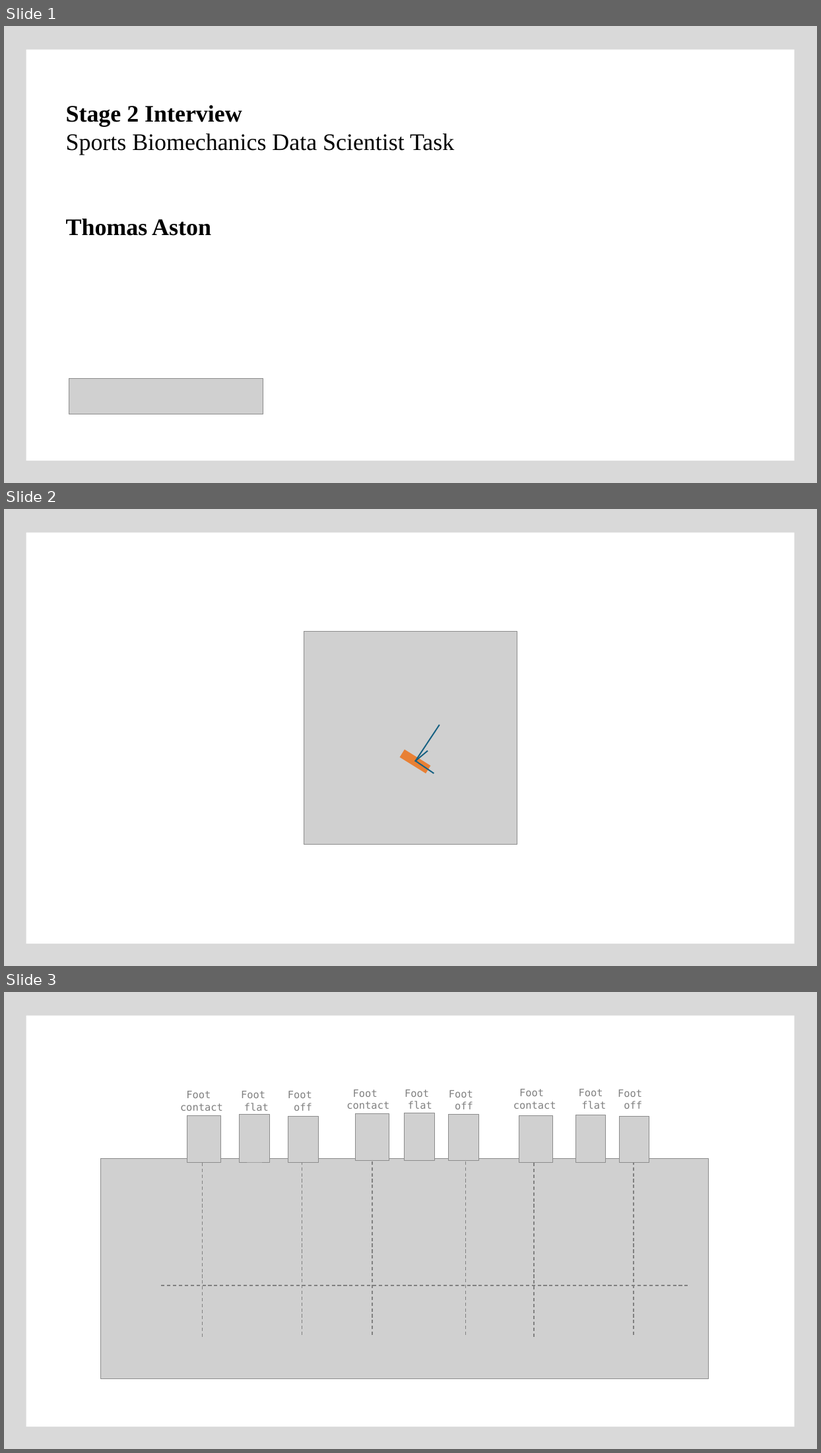
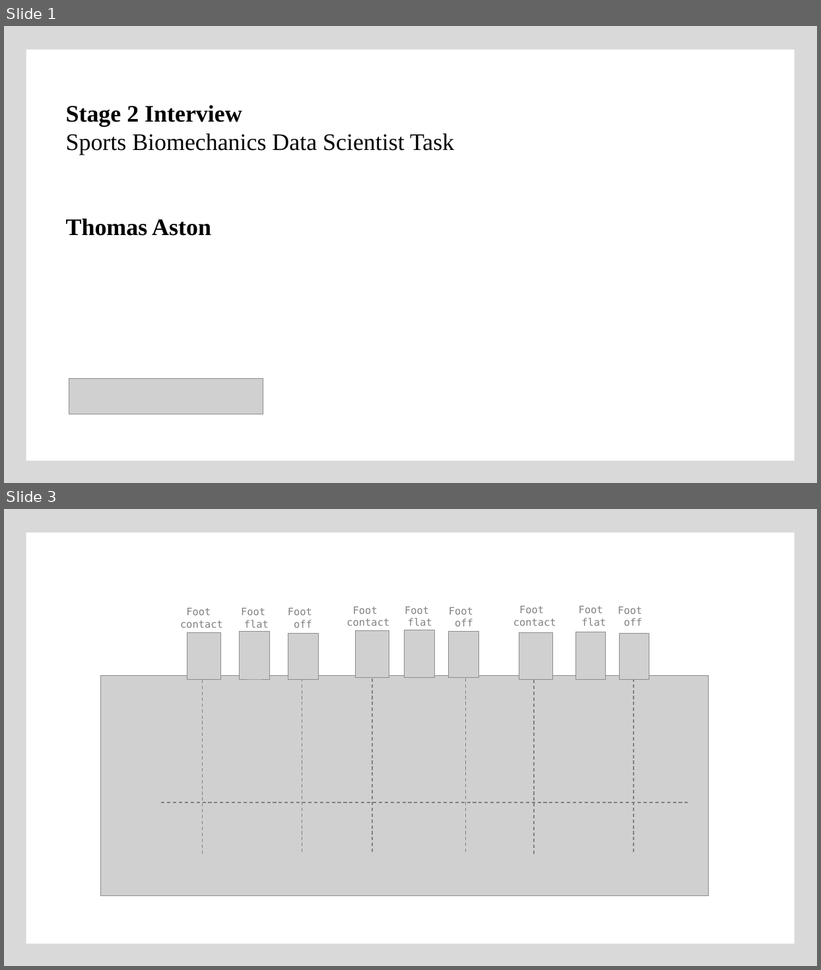
Before and after one commit to ThomasAston/movetru, a slide deck: presentation/slides.pptx. Shown one above the other, each under a label of ours: slides 1, 2 and 3 before the commit, slides 1 and 3 after it; the slides between them are not shown. The pictures are 821x1453 and 821x970 pixels, drawn with LibreOffice and Linux fonts; fonts in the diff are those of the drawing; grey boxes stand for pictures. Boxes give left, top, right and bottom in pixels: in the first picture for what was removed or moved away, otherwise in the second. Text is boxed around its words. In the diff, an @@ line names an element or a change of style, - is before the commit and + after.

```diff
--- a/presentation/slides.pptx
+++ b/presentation/slides.pptx
@@ slide 2 removed at [4,509,817,966], background #D9D9D9; not listed: 1 template element that a slide beside it also shows @@
@@ picture removed at [304,631,517,844] @@
@@ line removed from (415, 762) to (440, 725) @@
@@ rectangle removed at [400,750,430,774] @@
@@ line removed from (415, 761) to (434, 774) @@
@@ line removed from (416, 762) to (428, 751) @@
```
Also in this commit, not shown: 2 slides added, 44 other files.
